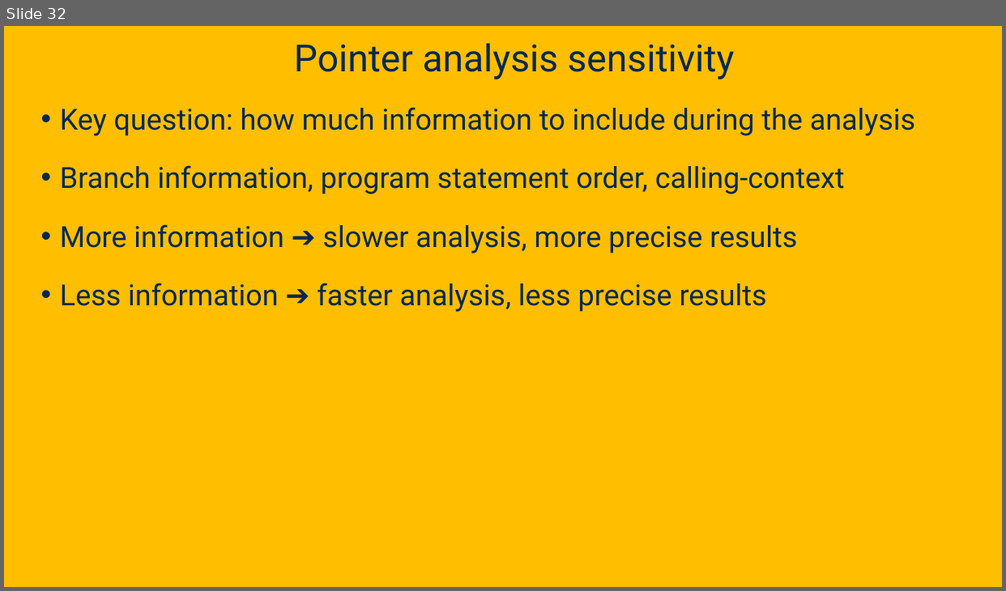
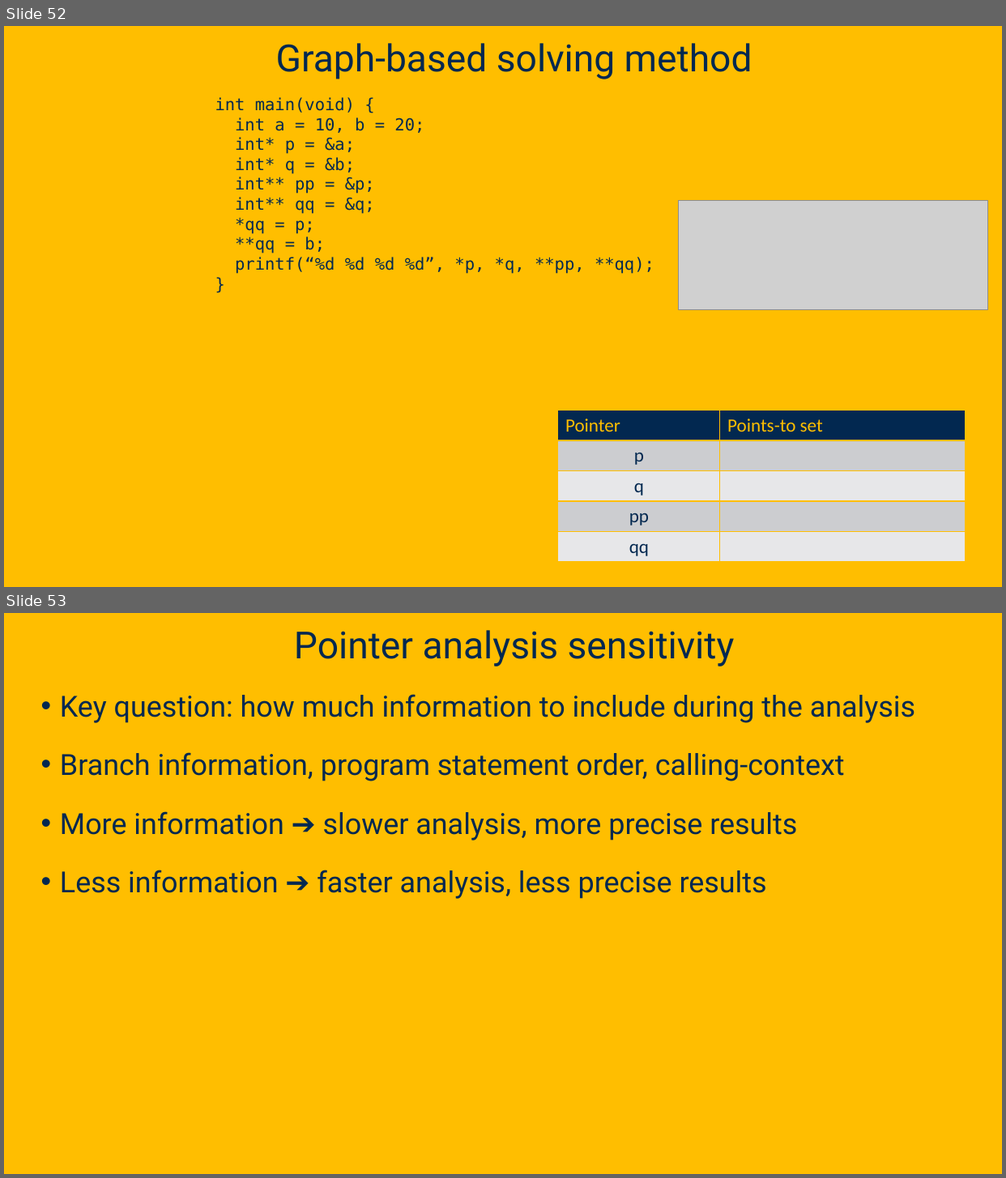
Before and after one commit to davsec-teaching/ECS289C-Spring2025, a slide deck: slides/4_pointer_analysis.pptx. Shown one above the other, each under a label of ours: slide 32 before the commit, slides 52 and 53 after it. The pictures are 1006x591 and 1006x1178 pixels, drawn with LibreOffice and Linux fonts; fonts in the diff are those of the drawing; grey boxes stand for pictures; background and template pictures are left out. Boxes give left, top, right and bottom in pixels: in the first picture for what was removed or moved away, otherwise in the second. Text is boxed around its words. In the diff, an @@ line names an element or a change of style, - is before the commit and + after.

```diff
--- a/slides/4_pointer_analysis.pptx
+++ b/slides/4_pointer_analysis.pptx
@@ slide 52 added at box(4, 26, 1002, 587), background picture (left out) @@
@@ title added at box(276, 43, 752, 79), 36 pt, text #022850 @@
+Graph-based solving method
@@ text added at box(215, 97, 654, 274), 16 pt, text #022850 @@
+int main(void) {
+int a = 10, b = 20;
+int* p = &a;
+int* q = &b;
+int** pp = &p;
+int** qq = &q;
+*qq = p;
+**qq = b;
+printf(“%d %d %d %d”, *p, *q, **pp, **qq);
+}
@@ picture added at box(679, 200, 987, 310) @@
@@ table added at box(558, 411, 965, 562), 5 rows, 2 columns @@
+Pointer | Points-to set
+p | 
+q | 
+pp | 
+qq | 
@@ what was slide 32 is now slide 53 @@
```
Also in this commit, not shown: 7 slides changed, 35 other slides added.
